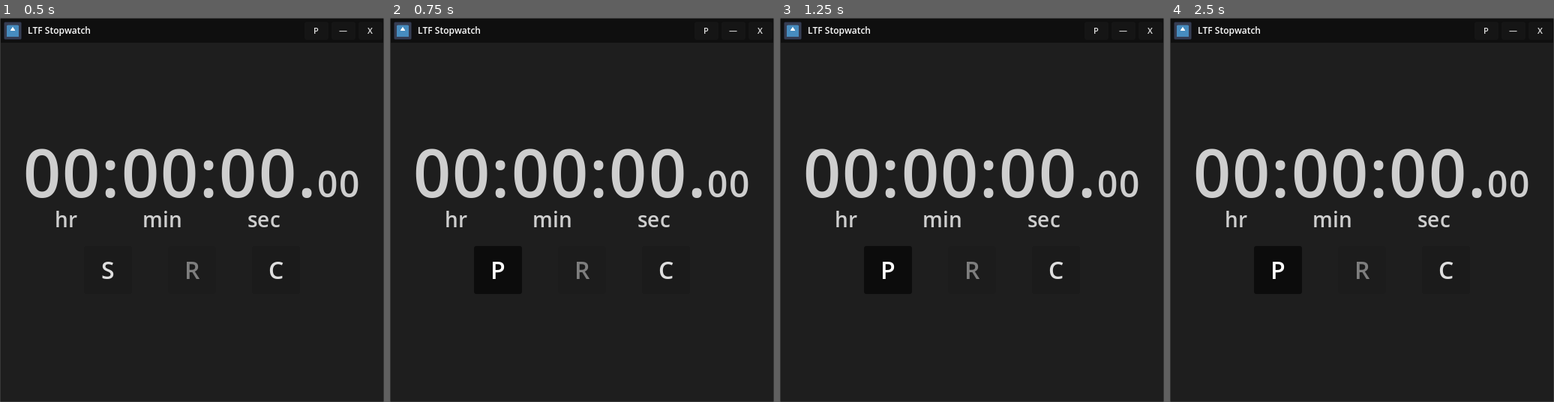
Above: before the commit, frames 1-4 (left to right).
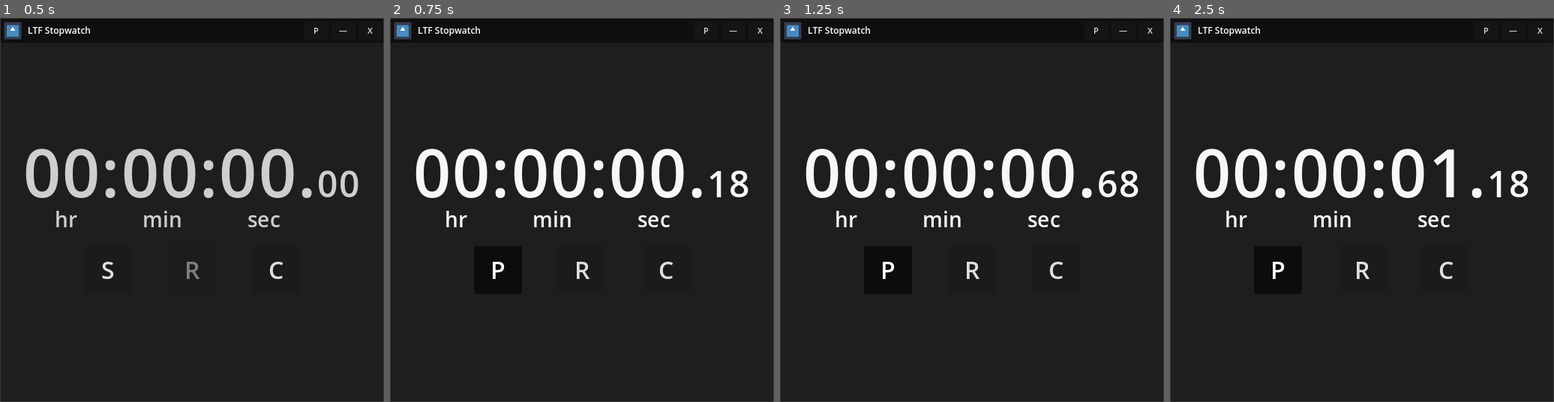
Above: after the commit, the same moments.

Repository: LiteFeather1/ltf-stopwatch
Game: Godot game, scene res://main.tscn
The game is run twice, just before and just after one commit, with the same random seed, the same clock (stepped at 60 frames per second) and the same inputs. The engine's default icon, where the game draws it, is replaced by a stand-in: a white triangle on a blue panel in a dark square.
Inputs:
- Up to frame 1 (0.5 s): no input
- Up to frame 2 (0.75 s): click "S" at 0.5 s
- Up to frame 3 (1.25 s): no input
- Up to frame 4 (2.5 s): click "P" at 1.25 s; click "C" at 2 s

Frame 1 is identical in both runs. In frame 2, 4.3% of the frame differs, in the area x 6-94%, y 34-68%; in frame 3, 4.3%; in frame 4, 4.5%, in the area x 6-94%, y 33-68%.

Commit message:
Somehow godot forgot stopwatch ui signal connections xd

Diff:
--- a/scenes/button_pop_up.gd
+++ b/scenes/button_pop_up.gd
@@ -15,5 +15,4 @@
 
 
 func hide_pop_up() -> void:
-	if not disabled:
-		AL_PopUp.un_pop()
+	AL_PopUp.un_pop()
--- a/scenes/stopwatch_ui.gd
+++ b/scenes/stopwatch_ui.gd
@@ -25,10 +25,14 @@
 
 
 func _start_toggled(state: bool) -> void:
+	stopwatch.set_state(state)
+
 	b_start.text = "P" if state else "C"
 
 
 func _reset_pressed() -> void:
+	stopwatch.reset()
+
 	b_start.button_pressed = false
 	b_start.text = "S"
 
